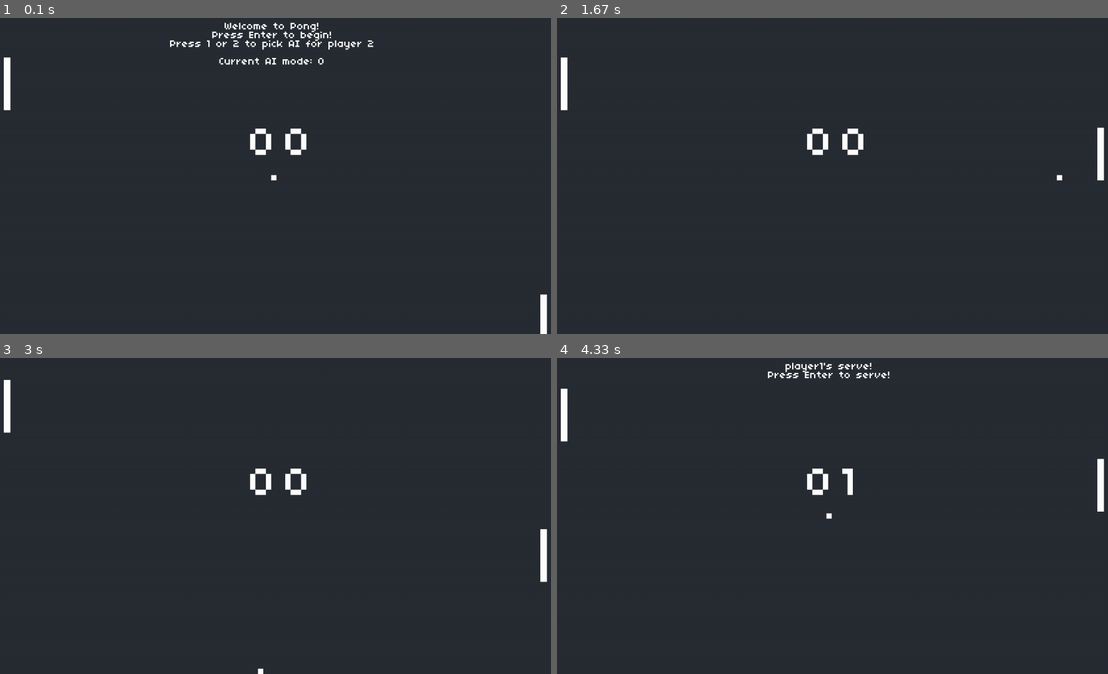
Above: before the commit, frames 1-4 (two rows, left to right).
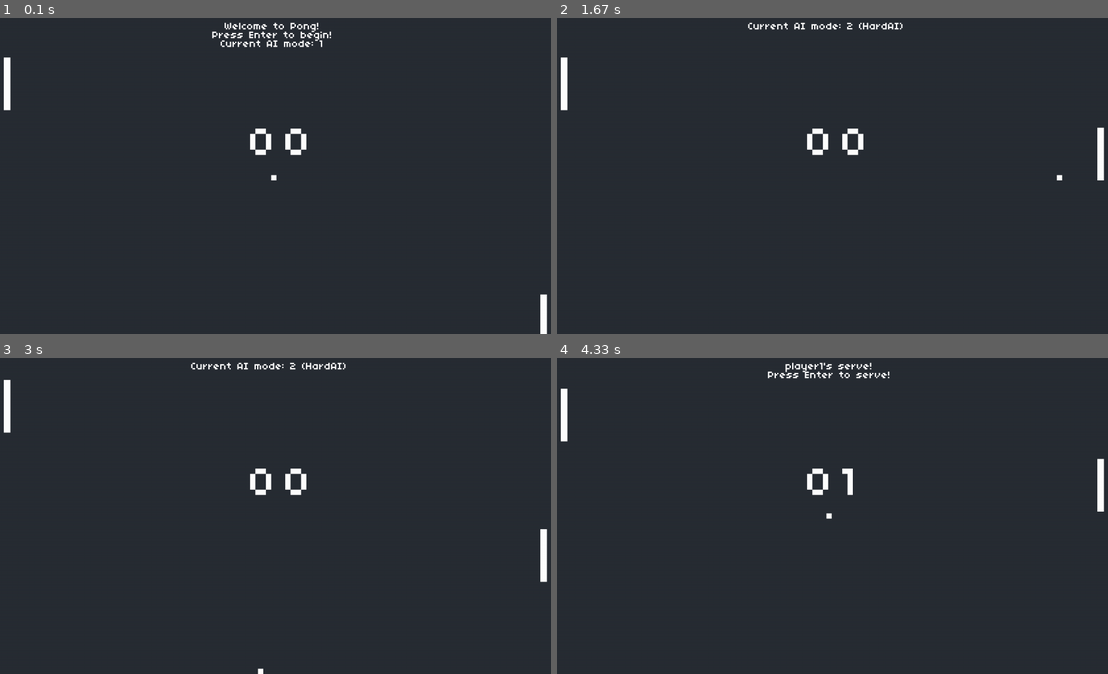
Above: after the commit, the same moments.

Repository: worldwildwed/pygame_pong
Game: pygame game, started from main.py
Same seed, same stepped clock (60 frames per second), same inputs: the game is played once before the commit and once after it.
Inputs:
- Up to frame 1 (0.1 s): no input
- Up to frame 2 (1.67 s): tap Enter at 0.33, 0.67 s; hold W 1-1.47 s; hold S from 1.5 s (still down); tap 2 at 1.65 s
- Up to frame 3 (3 s): release S at 1.8 s; hold W 1.83-2.2 s; hold S 2.23-2.6 s; hold W 2.63-2.93 s; tap 2 at 2.78 s; hold S from 2.97 s (still down)
- Up to frame 4 (4.33 s): release S at 3.27 s; hold W 3.3-3.67 s; hold S 3.7-4.07 s; tap 2 at 3.85 s; hold W from 4.1 s (still down)

The runs differ from the first frame. In frame 1, 0.6% of the frame differs, in the area x 30-68%, y 6-15%; in frame 2, 0.3%; in frame 3, 0.3%; in frame 4, nothing differs.

Commit message:
finalize:

Diff:
--- a/main.py
+++ b/main.py
@@ -8,9 +8,9 @@
 
 PADDLE_SPEED = 600
 
-WINNING_SCORE = 5
-
-TIMER_INTERVAL = 500
+WINNING_SCORE = 3
+
+TIMER_INTERVAL = 1000
 
 class GameMain:
     def __init__(self):
@@ -46,7 +46,7 @@
         #4. 'done' (the game is over, with a victor, ready for restart)
 
         self.game_state = 'start'
-        self.ai_choice = 0
+        self.ai_choice = 1
         self.ai_random_win_last_round = False
 
         self.small_font = pygame.font.Font('./font.ttf', 24)
@@ -56,7 +56,7 @@
         #text
         self.t_welcome = self.small_font.render("Welcome to Pong!", False, (255, 255, 255))
         self.t_press_enter_begin = self.small_font.render('Press Enter to begin!', False, (255, 255, 255))
-        self.t_press_choice_ai = self.small_font.render('Press 1 or 2 to pick AI for player 2', False, (255, 255, 255))
+        # self.t_press_choice_ai = self.small_font.render('Press 1 or 2 to pick AI for player 2', False, (255, 255, 255))
         self.t_player_turn = self.small_font.render("player" + str(self.serving_player) + "'s serve!", False, (255, 255, 255))
         self.t_press_enter_serve = self.small_font.render('Press Enter to serve!', False, (255, 255, 255))
         self.t_player_win = self.large_font.render("player" + str(self.serving_player) + "'s wins!", False, (255, 255, 255))
@@ -75,11 +75,11 @@
                 ##! IF player_1 => Left to Right
                 if self.serving_player == 1:
                     self.ball.dx = random.uniform(420, 600) # Define the speed of the ball
-                    print('[ serve-state ] SET self.ball.dx =', self.ball.dx)
+                    # print('[ serve-state ] SET self.ball.dx =', self.ball.dx)
                 ##! IF player_2 => Right to Left
                 else:
                     self.ball.dx = -random.uniform(420, 600)
-                    print('[ serve-state ] SET self.ball.dx =', self.ball.dx)
+                    # print('[ serve-state ] SET self.ball.dx =', self.ball.dx)
 
 
 
@@ -89,10 +89,10 @@
                 self.ball.rect.x = self.player1.rect.x + 15
                 if self.ball.dy < 0:
                     self.ball.dy = -random.uniform(30, 450)
-                    print('[ play-state ] SET (player1) self.ball.dy =', self.ball.dy)
+                    # print('[ play-state ] SET (player1) self.ball.dy =', self.ball.dy)
                 else:
                     self.ball.dy = random.uniform(30, 450)
-                    print('[ play-state ] SET (player1) self.ball.dy =', self.ball.dy)
+                    # print('[ play-state ] SET (player1) self.ball.dy =', self.ball.dy)
                 self.music_channel.play(self.sounds_list['paddle_hit'])
 
             if self.ball.Collides(self.player2):
@@ -100,10 +100,10 @@
                 self.ball.rect.x = self.player2.rect.x - 12
                 if self.ball.dy < 0:
                     self.ball.dy = -random.uniform(30, 450)
-                    print('[ play-state ] SET (player2) self.ball.dy =', self.ball.dy)
+                    # print('[ play-state ] SET (player2) self.ball.dy =', self.ball.dy)
                 else:
                     self.ball.dy = random.uniform(30, 450)
-                    print('[ play-state ] SET (player2) self.ball.dy =', self.ball.dy)
+                    # print('[ play-state ] SET (player2) self.ball.dy =', self.ball.dy)
                 self.music_channel.play(self.sounds_list['paddle_hit'])
 
             # ball hit top wall
@@ -122,11 +122,11 @@
             if self.ai_choice == 2:
                 ##! AI CONTROL PADDLE ONLY WHEN THE BALL PASS HALF OF THE SCREEN
                 if self.ball.rect.x >= WIDTH//2 - 12 and self.ball.dx > 0:
-                    print('------------------------------------------------------------------------------------------')
-                    print('[ AI-002 ] ball-X={}, ball-Y={}'.format(self.ball.rect.x, self.ball.rect.y))
-                    print('[ AI-002 ] dy={}, paddle-x={}, paddle-y={}'.format(self.player2.dy, self.player2.rect.x, self.player2.rect.y))
-                    print(self.player2.rect.y, self.player2.height, self.ball.rect.y)
-                    print('------------------------------------------------------------------------------------------')
+                    # print('------------------------------------------------------------------------------------------')
+                    # print('[ AI-002 ] ball-X={}, ball-Y={}'.format(self.ball.rect.x, self.ball.rect.y))
+                    # print('[ AI-002 ] dy={}, paddle-x={}, paddle-y={}'.format(self.player2.dy, self.player2.rect.x, self.player2.rect.y))
+                    # print(self.player2.rect.y, self.player2.height, self.ball.rect.y)
+                    # print('------------------------------------------------------------------------------------------')
                     if self.player2.rect.y + self.player2.height//2 >= self.ball.rect.y:
                         self.player2.dy = -PADDLE_SPEED
                     else:
@@ -283,12 +283,11 @@
             self.screen.blit(self.t_welcome, text_rect)
             text_rect = self.t_press_enter_begin.get_rect(center=(WIDTH / 2, 40))
             self.screen.blit(self.t_press_enter_begin, text_rect)
-            text_rect = self.t_press_choice_ai.get_rect(center=(WIDTH / 2, 60))
-            self.screen.blit(self.t_press_choice_ai, text_rect)
+            # text_rect = self.t_press_choice_ai.get_rect(center=(WIDTH / 2, 60))
+            # self.screen.blit(self.t_press_choice_ai, text_rect)
 
             ##! Write ai_choice TEXT
-            text_rect = self.small_font.render('Current AI mode: {}'.format(self.ai_choice), False, (255, 255, 255)).get_rect(center=(WIDTH / 2, 100))
-            # text_rect = 'Current AI mode: {}'.format(self.ai_choice).get_rect(center=(WIDTH / 2, 100))
+            text_rect = self.small_font.render('Current AI mode: {}'.format(self.ai_choice), False, (255, 255, 255)).get_rect(center=(WIDTH / 2, 60))
             self.screen.blit(self.small_font.render('Current AI mode: {}'.format(self.ai_choice), False, (255, 255, 255)), text_rect)
         elif self.game_state == "serve":
             text_rect = self.t_player_turn.get_rect(center=(WIDTH / 2, 20))
@@ -296,6 +295,10 @@
             text_rect = self.t_press_enter_serve.get_rect(center=(WIDTH / 2, 40))
             self.screen.blit(self.t_press_enter_serve, text_rect)
         elif self.game_state == "play":
+            # tmp='RandomAI' if self.ai_choice == 1 else 'HardAI'
+            # print(tmp)
+            text_rect = self.small_font.render('Current AI mode: {} (SUPERAI)'.format(self.ai_choice, 'TEXT'), False, (255, 255, 255)).get_rect(center=(WIDTH / 2, 20))
+            self.screen.blit(self.small_font.render('Current AI mode: {} ({})'.format(self.ai_choice, 'RandomAI' if self.ai_choice == 1 else 'HardAI'), False, (255, 255, 255)), text_rect)
             pass
         elif self.game_state == "done":
             text_rect = self.t_player_win.get_rect(center=(WIDTH / 2, 30))
